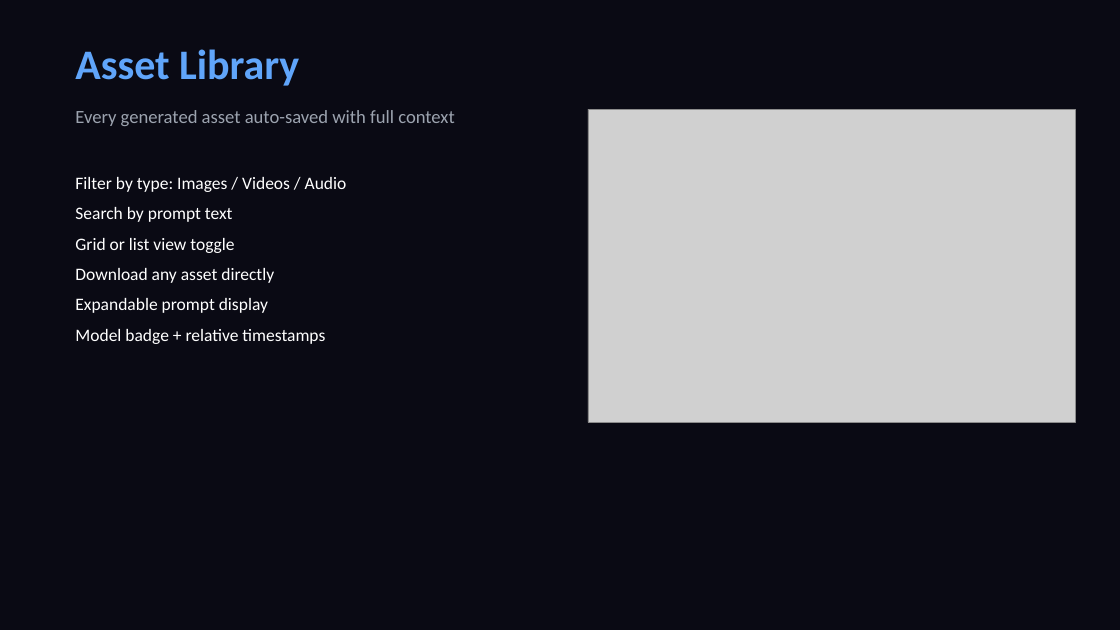
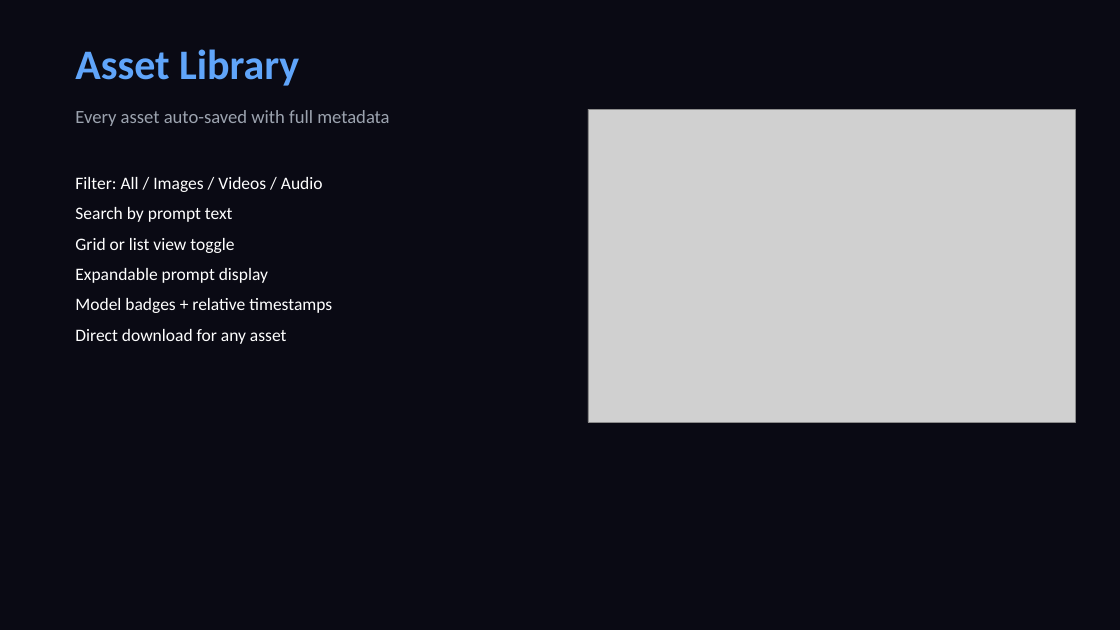
Before and after one commit to gauravz7/canvas, a slide deck: slide 9 of docs/Canvas_Product_Deck.pptx (slide 8 before the commit). Drawn at 1120x630 pixels with LibreOffice and Linux fonts; fonts in the diff are those of the drawing; grey boxes stand for pictures. Boxes give left, top, right and bottom in pixels: in the first picture for what was removed or moved away, otherwise in the second. Text is boxed around its words. In the diff, an @@ line names an element or a change of style, - is before the commit and + after.

```diff
--- a/docs/Canvas_Product_Deck.pptx
+++ b/docs/Canvas_Product_Deck.pptx
@@ text at (x1=75, y1=110, x2=389, y2=126): text changed @@
-Every generated asset auto-saved with full context
+Every asset auto-saved with full metadata
@@ text at (x1=75, y1=177, x2=323, y2=192): text changed @@
-Filter by type: Images / Videos / Audio
+Filter: All / Images / Videos / Audio
@@ text at (x1=75, y1=268, x2=274, y2=283): paragraph removed @@
-Download any asset directly
@@ text at (x1=75, y1=298, x2=332, y2=344): text changed @@
-Model badge + relative timestamps
+Model badges + relative timestamps
+Direct download for any asset
```
Also in this commit, not shown: 11 other slides changed, 2 slides added, 3 slides removed, 11 other files.
